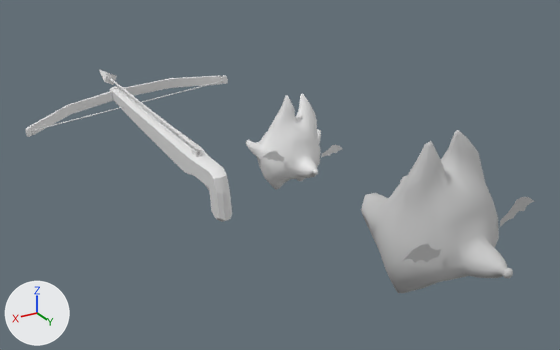
Renders of the FBX model Assets/GameResource/Animations/Player/HeojupCrossBow/HeojupCrossbow@Idle.fbx from each side of a commit.
Camera for both pictures: a 50 mm lens placed at (2.37, 3.25, 2.02), pointed at (0.27, -0.26, 0.27). The lights are fixed; the arrows at lower left show +X, +Y and +Z. Both versions are drawn at frame 31 of the action 'HeojupCrossbow@Idle'; the numbers are the values there.

Names of what the first picture shows: 'Crossbow', 'Heojeop', 'Heojeop_Forearm', 'Object001'.
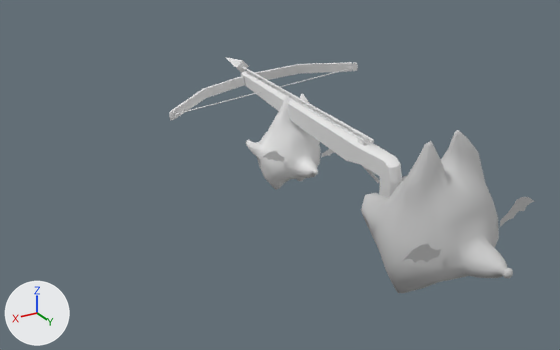
ob_dummy001 is not drawn itself; it is the parent of ob_dummy003, ob_dummy002, ob_crossbow.
ob_dummy002 is not drawn itself; it is the parent of ob_object001.
ob_dummy004 is not drawn itself; it is the parent of ob_dummy001.

Location of each change, [x1, y1, x2, y2] in pixels of the pictures (560 x 350 px):
'Crossbow', moved, turned, rescaled: before [26, 75, 232, 222]; after [169, 62, 402, 198]
'Object001', moved, turned, rescaled: before [99, 70, 199, 151]; after [225, 57, 374, 142]

Diff of the bpy script that builds the scene:
```diff
--- a/Assets/GameResource/Animations/Player/HeojupCrossBow/HeojupCrossbow@Idle.fbx.py
+++ b/Assets/GameResource/Animations/Player/HeojupCrossBow/HeojupCrossbow@Idle.fbx.py
@@ me_mesh_001 @@
 me_mesh_001.from_pydata(...)  # 17 vertices, 13 faces; spans x -87.0..87.0, y -5.0..5.0, z -5.0..5.0
 # used by ob_object001; parent = ob_dummy002; location = (-2.536, 23.29, 0.582); rotation_euler = (-0.0932, 0.0364, -1.572), in degrees (-5.3, 2.1, -90)
+# me_mesh_001 part 2: the whole mesh is turned -90 degrees about the z axis through its middle, then moved by (70.0, 0.0, 15.0)
@@ me_mesh @@
 me_mesh.from_pydata(...)  # 295 vertices, 278 faces; spans x -84.0..83.0, y -75.0..63.0, z -19.0..13.0
 # used by ob_crossbow; parent = ob_dummy001; location = (2.653, -23.56, -5.401); rotation_euler = (0.113, 0.0202, -1.568), in degrees (6.5, 1.2, -90)
+# me_mesh part 1: the whole mesh is turned -90 degrees about the z axis through the mesh origin
@@ ob_object001 @@
 ob_object001.parent = ob_dummy002
-ob_object001.location = (-2.536, 23.29, 0.582)
-ob_object001.rotation_euler = (-0.0932, 0.0364, -1.572)  # degrees (-5.3, 2.1, -90)
+ob_object001.location = (-69.23, 25.19, -30.22)
+ob_object001.rotation_euler = (0.0123, -0.211, 0.0059)  # degrees (0.7, -12, 0.3)
@@ ob_dummy001 @@
 ob_dummy001 = bpy.data.objects.new('Dummy001', None)
-ob_dummy001.parent = ob_dummy004
-ob_dummy001.location = (48.67, 2.613, 15.14)
-ob_dummy001.rotation_euler = (-0.0483, 0.131, 1.586)  # degrees (-2.8, 7.5, 91)
+ob_dummy001.location = (0.0216, -0.125, 0.529)
+ob_dummy001.rotation_euler = (-0.0462, 0.212, -0.0295)  # degrees (-2.6, 12, -1.7)
+ob_dummy001.scale = (0.01, 0.01, 0.01)
@@ ob_dummy004 @@
 ob_dummy004 = bpy.data.objects.new('Dummy004', None)
-ob_dummy004.location = (0.76, -0.106, 0.288)
+ob_dummy004.location = (0.00532, 0.363, 0.381)
 ob_dummy004.rotation_euler = (-0.0809, 0.000823, -1.616)  # degrees (-4.6, 0, -93)
@@ ob_dummy002 @@
 ob_dummy002 = bpy.data.objects.new('Dummy002', None)
-ob_dummy002.parent = ob_dummy001
-ob_dummy002.location = (-0.86, -77.7, 5.628)
+ob_dummy002.location = (0.00971, -0.899, 0.621)
+ob_dummy002.rotation_euler = (-0.0462, 0.212, -0.0295)  # degrees (-2.6, 12, -1.7)
+ob_dummy002.scale = (0.01, 0.01, 0.01)
@@ ob_crossbow @@
 ob_crossbow.parent = ob_dummy001
-ob_crossbow.location = (2.653, -23.56, -5.401)
-ob_crossbow.rotation_euler = (0.113, 0.0202, -1.568)  # degrees (6.5, 1.2, -90)
+ob_crossbow.location = (2.613, -24.95, -6.352)
+ob_crossbow.rotation_euler = (-0.0089, -0.123, -0.00312)  # degrees (-0.5, -7, -0.2)
```
